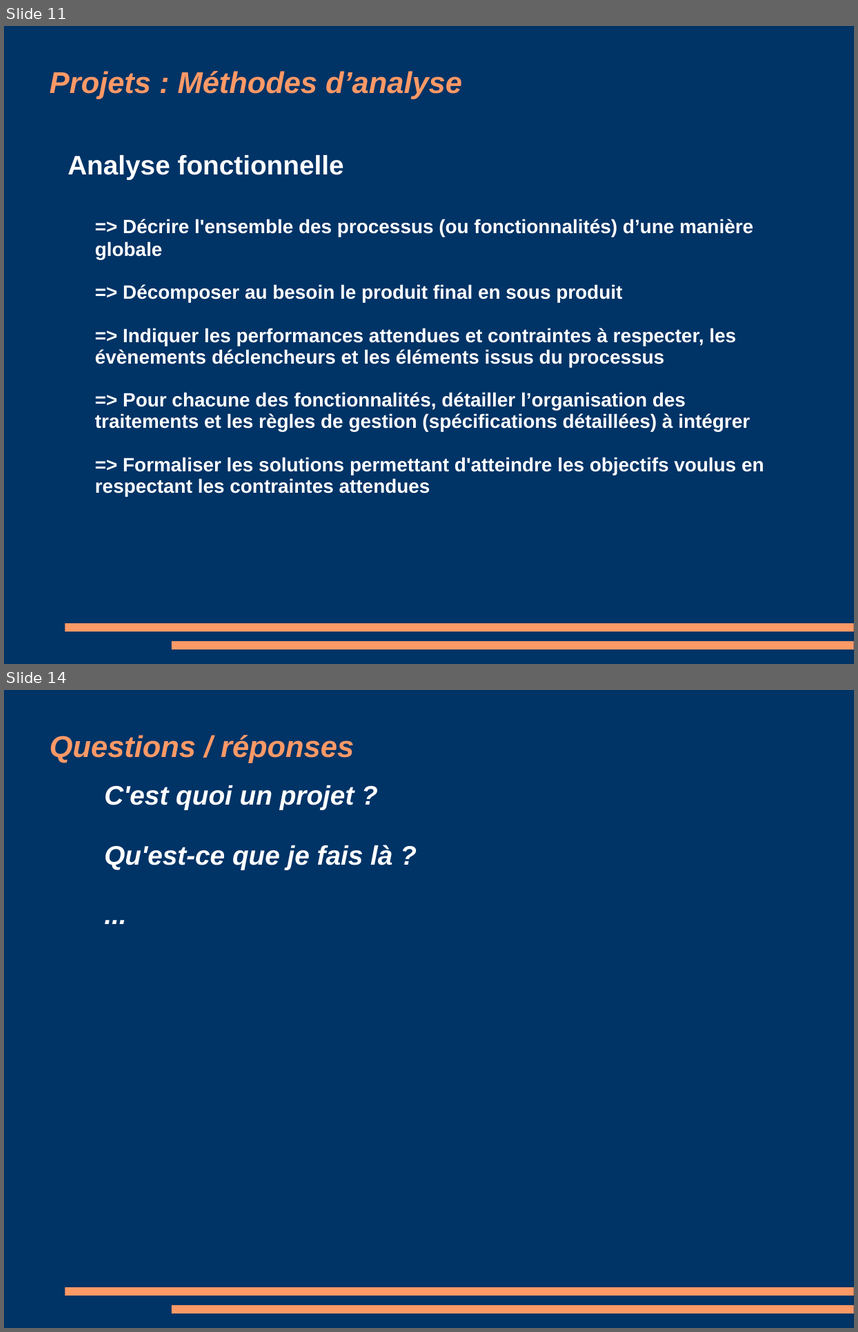
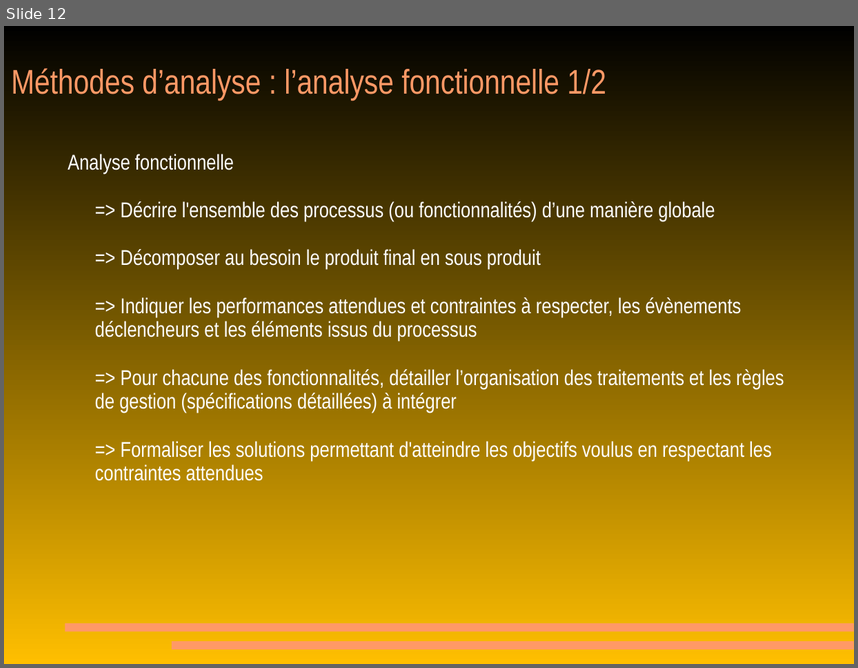
Before and after one commit to MichaelMondou/Cours, a slide deck: Gestion de projet/010 cours 1 gestion projet.pps. Shown one above the other, each under a label of ours: slides 11 and 14 before the commit, slide 12 after it; the slides between them are not shown. The pictures are 858x1332 and 858x668 pixels, drawn with LibreOffice and Linux fonts; fonts in the diff are those of the drawing. Boxes give left, top, right and bottom in pixels: in the first picture for what was removed or moved away, otherwise in the second. Text is boxed around its words. In the diff, an @@ line names an element or a change of style, - is before the commit and + after.

Commit message:
Les PDFs de gestion de projet à jour.

```diff
--- a/Gestion de projet/010 cours 1 gestion projet.pps
+++ b/Gestion de projet/010 cours 1 gestion projet.pps
@@ slide 14 removed at (4,690,854,1328), background #003366; not listed: 2 template elements that a slide beside it also shows @@
@@ title removed at (50,735,354,763) @@
-Questions / réponses
@@ text removed at (104,785,392,869) @@
-  C'est quoi un projet ?
-  Qu'est-ce que je fais là ?
-  ...
@@ what was slide 11 is now slide 12 @@
@@ slide 12 changed as well @@
@@ background #003366 to gradient #000000 to #FFBF00 @@
@@ title at (11,68,606,100): text changed; size 28 to 32 pt; font Arial to Arial Narrow; bold off; italic off @@
-Projets : Méthodes d’analyse
+Méthodes d’analyse : l’analyse fonctionnelle 1/2
@@ text "Analyse fonctionnelle" at (67,154,784,481): size 25 to 20 pt in "Analyse fonctionnelle"; font Arial to Arial Narrow, bold off, size 18 to 20 pt @@
```
Also in this commit, not shown: 5 other slides changed, 9 slides added, 7 other slides removed, 9 other files.
